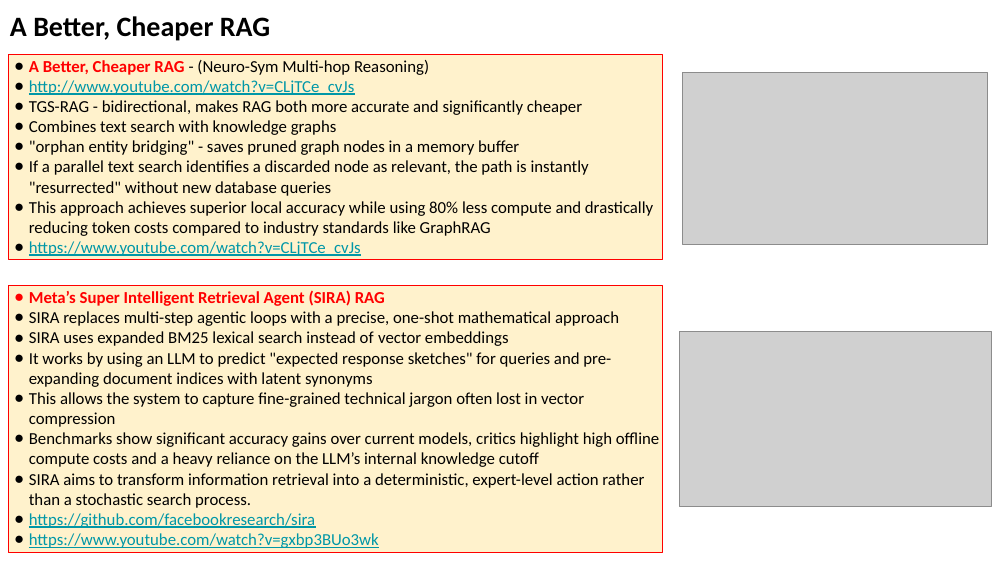
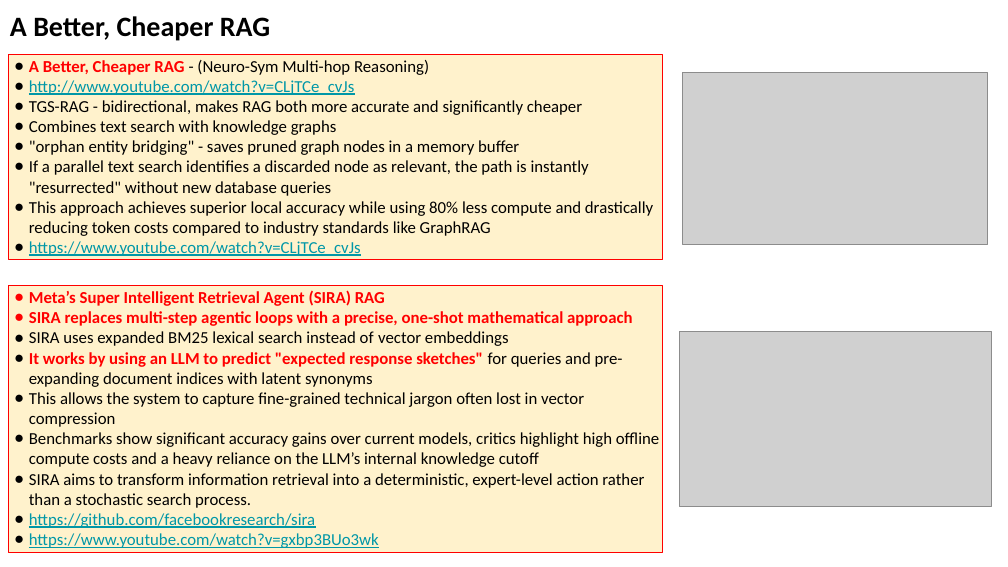
Before and after one commit to lselector/seminar, a slide deck: slide 18 of 2026/2026-05-15-AI-Updates.pptx (slide 14 before the commit). Drawn at 1008x567 pixels with LibreOffice and Linux fonts; fonts in the diff are those of the drawing; grey boxes stand for pictures. Boxes give left, top, right and bottom in pixels: in the first picture for what was removed or moved away, otherwise in the second. Text is boxed around its words. In the diff, an @@ line names an element or a change of style, - is before the commit and + after.

```diff
--- a/2026/2026-05-15-AI-Updates.pptx
+++ b/2026/2026-05-15-AI-Updates.pptx
@@ text in rectangle at box(29, 311, 632, 387): text colour #000000 to #FF0000, bold on in "SIRA replaces multi-step agentic loops with a ...", "It works by using an LLM to ..."; bullet colour #000000 to #FF0000 @@
```
Also in this commit, not shown: 9 other slides changed, 7 slides added.
